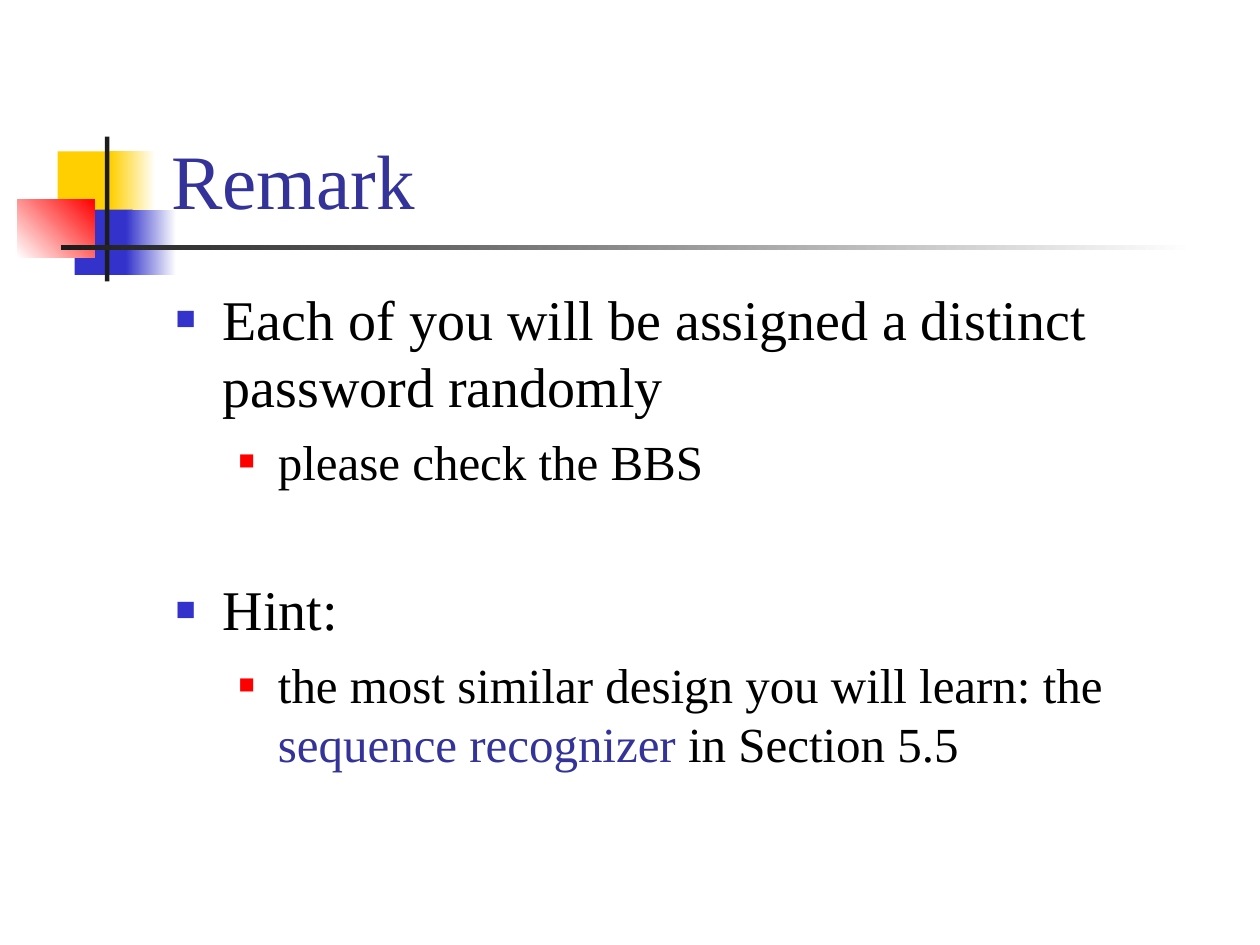
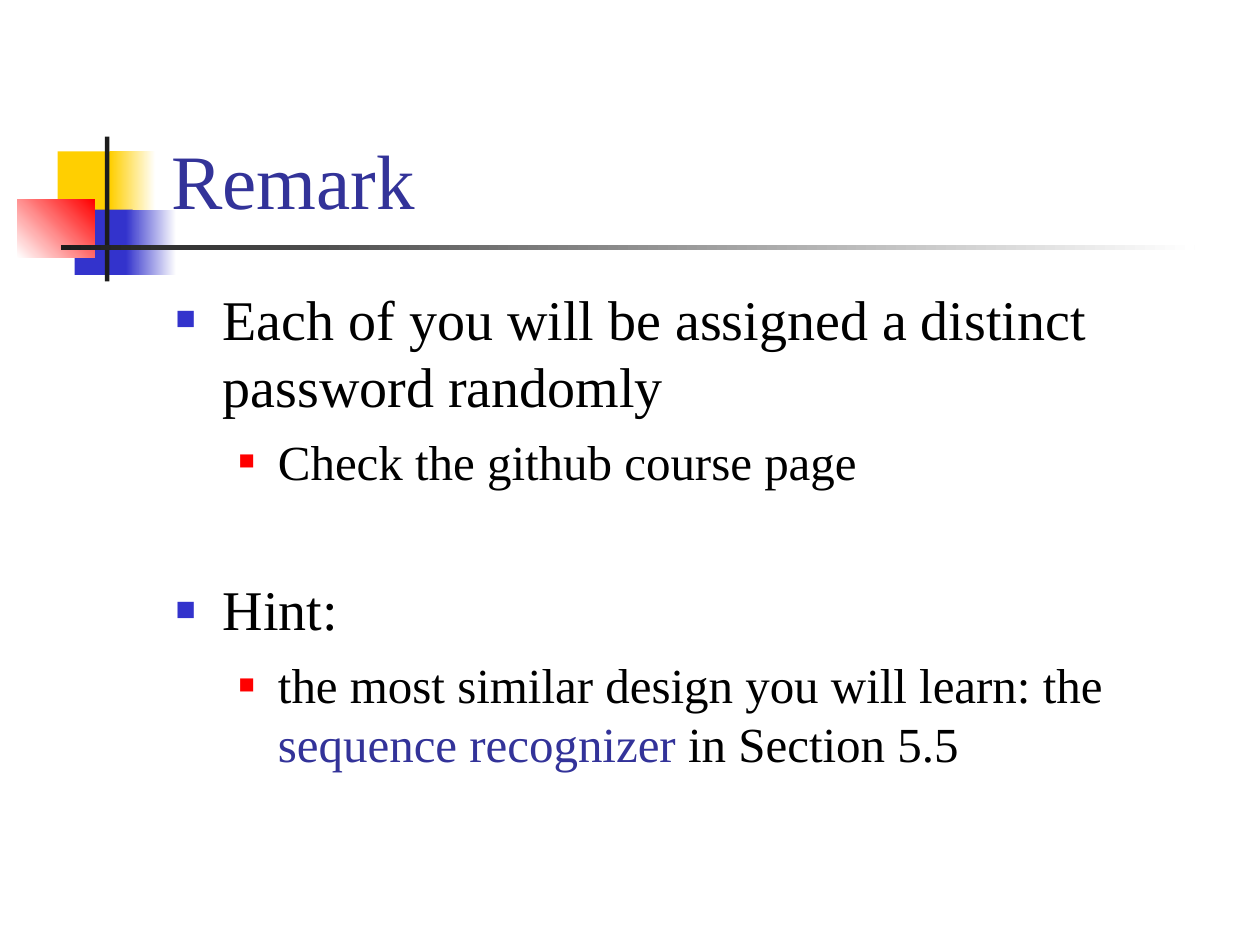
Before and after one commit to CGUSystemCourses/ComputerOrg-2015, a slide deck: slide 3 of Lectures/lec02-seq_circuit_design/lab02-digit_lock.ppt. Drawn at 1260x945 pixels with LibreOffice and Linux fonts; fonts in the diff are those of the drawing. Boxes give left, top, right and bottom in pixels: in the first picture for what was removed or moved away, otherwise in the second. Text is boxed around its words. In the diff, an @@ line names an element or a change of style, - is before the commit and + after.

```diff
--- a/Lectures/lec02-seq_circuit_design/lab02-digit_lock.ppt
+++ b/Lectures/lec02-seq_circuit_design/lab02-digit_lock.ppt
@@ text at (x1=278, y1=446, x2=856, y2=489): text changed @@
-  ■ please check the BBS
+  ■ Check the github course page
```
Also in this commit, not shown: 1 other slide changed, 1 slide removed, 3 other files.
